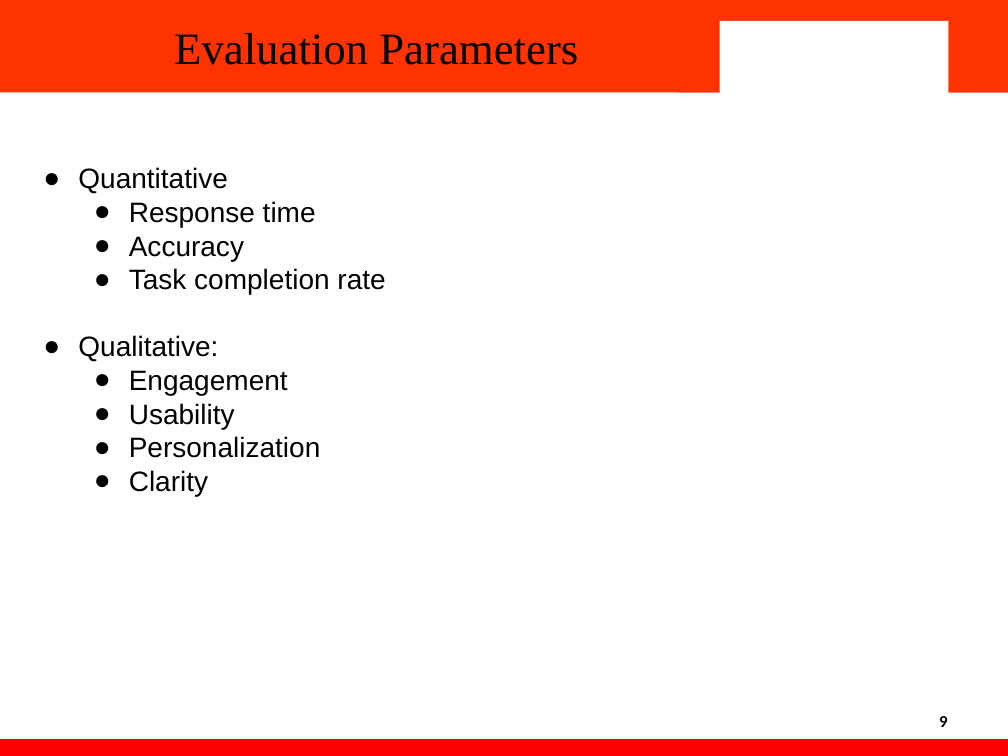
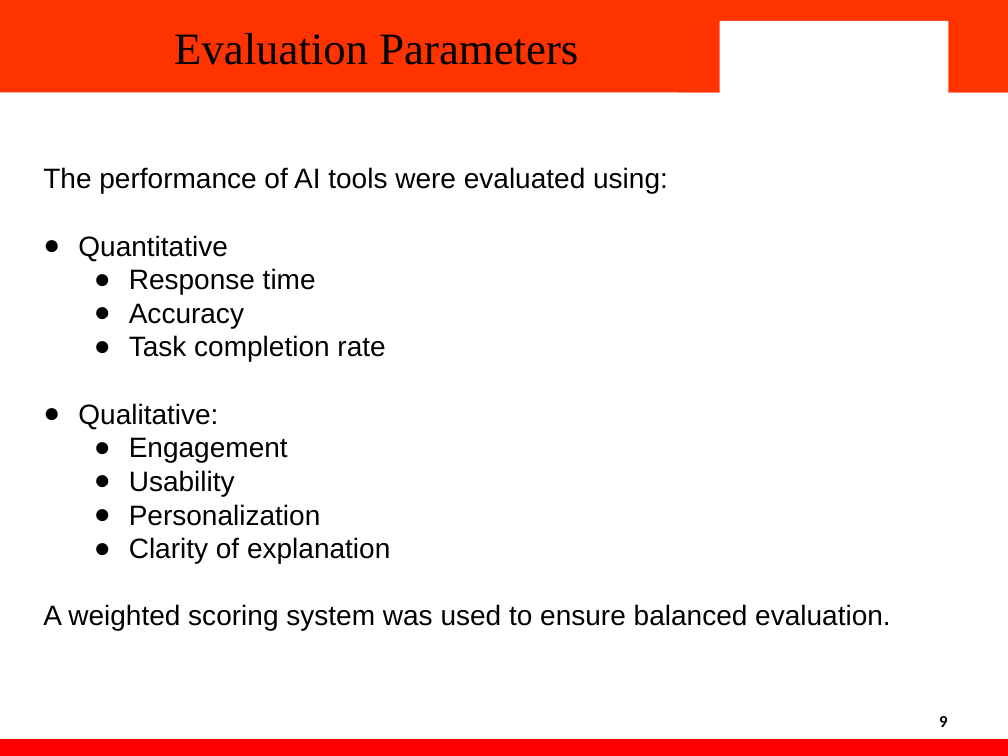
Before and after one commit to Heykrishna/impact-of-ai-on-education, a slide deck: slide 9 of PPT/Final.pptx. Drawn at 1008x756 pixels with LibreOffice and Linux fonts; fonts in the diff are those of the drawing; background and template pictures are left out. Boxes give left, top, right and bottom in pixels: in the first picture for what was removed or moved away, otherwise in the second. Text is boxed around its words. In the diff, an @@ line names an element or a change of style, - is before the commit and + after.

```diff
--- a/PPT/Final.pptx
+++ b/PPT/Final.pptx
@@ text at (43, 167, 668, 194): paragraph added @@
+The performance of AI tools were evaluated using:
@@ text at (43, 537, 890, 631): text changed @@
-  ● Clarity
+  ● Clarity of explanation
+A weighted scoring system was used to ensure balanced evaluation.
```
Also in this commit, not shown: 16 other slides changed, 3 slides removed.
